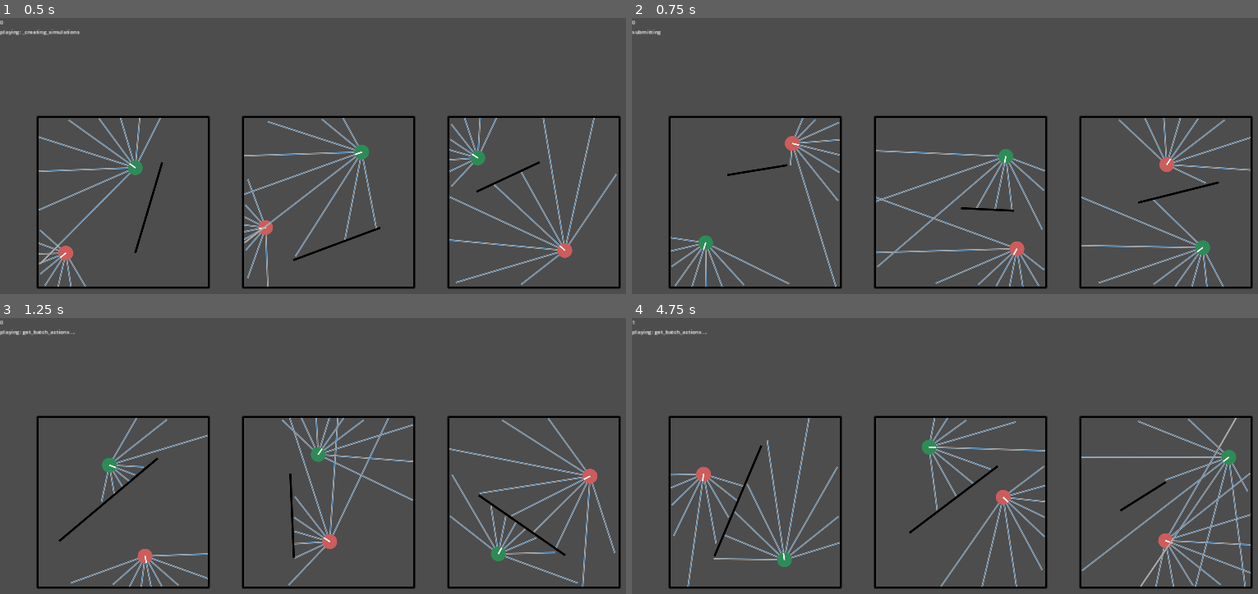
Above: before the commit, frames 1-4 (two rows, left to right).
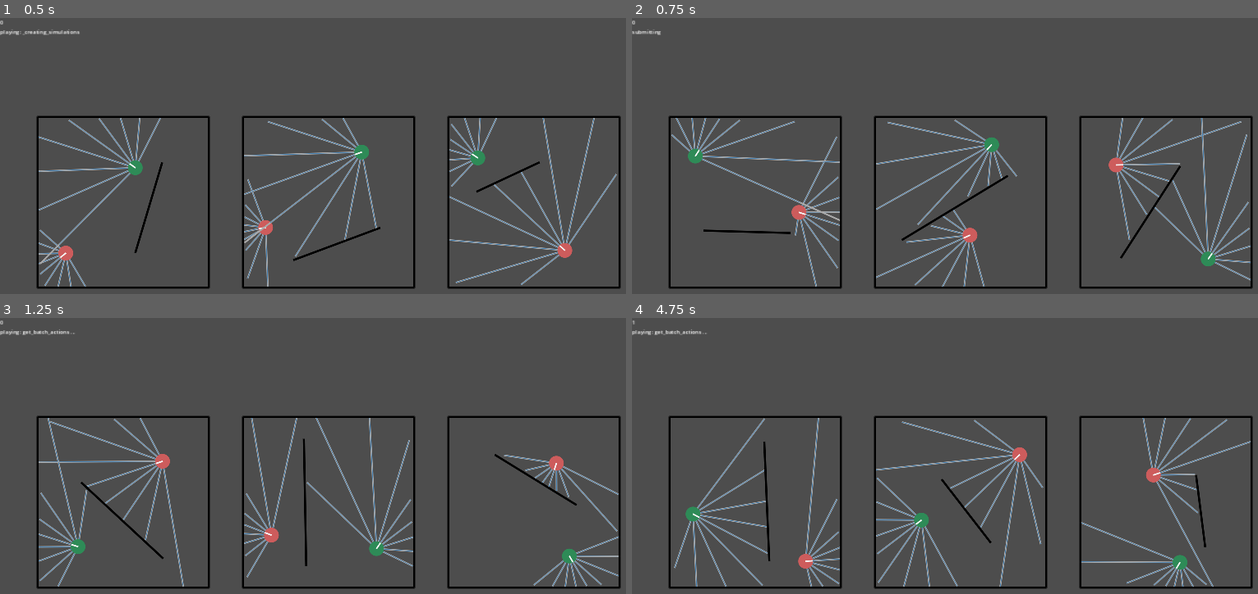
Above: after the commit, the same moments.

Repository: stokatyan/godot-ai
Game: Godot game, scene res://FindCoinGame/FCGEnv.tscn
Two runs of this game, one before a commit and one after it. Both use one fixed random seed, a clock stepped at 60 frames per second and the inputs below.
Inputs:
- Up to frame 1 (0.5 s): no input
- Up to frame 2 (0.75 s): tap Enter at 0.5 s; hold D from 0.53 s (still down); tap 2 at 0.6 s
- Up to frame 3 (1.25 s): keep holding D; tap Space at 0.77 s
- Up to frame 4 (4.75 s): tap Space at 1.25, 1.52, 2.75, 3.02, 3.77, 4.25, 4.52 s; release D at 1.28 s; hold S 1.28-2.03 s; tap 2 at 1.35, 2.3, 3.05, 3.8, 4.55 s; tap Enter at 2, 3.5 s; hold D 2.03-2.78 s; tap 3 at 2.1 s; hold Up 2.78-3.53 s; tap O at 2.85 s; hold Enter 3.53-4.28 s; hold A from 3.53 s (still down); tap 7 at 4.35 s

Frame 1 is identical in both runs. In frame 2, 8.2% of the frame differs, in the area x 6-99%, y 36-98%; in frame 3, 7.9%; in frame 4, 8.8%.
Error in both runs: Cannot call method 'poll' on a null value. (res://AI/AIServerTCP.gd:40)

Commit message:
Update env settings

Diff:
--- a/godot-ai-client/FindCoinGame/FCGEnv.gd
+++ b/godot-ai-client/FindCoinGame/FCGEnv.gd
@@ -87,10 +87,10 @@
 	return FCGSimulation.new() as FCGSimulation
 
 func get_simulation_count() -> int:
+	return 45
+
+func get_steps_in_round() -> int:
 	return 60
-
-func get_steps_in_round() -> int:
-	return 36
 
 func get_state_dim(_agent_name: String) -> int:
 	if _agent_name == _example_sim.get_agent_names()[0]:
--- a/godot-ai-client/FindCoinGame/FCGSimulation.gd
+++ b/godot-ai-client/FindCoinGame/FCGSimulation.gd
@@ -309,11 +309,11 @@
 func get_score(agent_index: int) -> float:
 	if agent_index == 0:
 		if is_game_complete(agent_index):
-			return 10.0
+			return 50.0
 		return -1.0
 	else:
 		if is_game_complete(agent_index):
-			return -10.0
+			return -50.0
 		return 1.0
 
 ## Check if p2 will overlap the line from p1 to p3
Not shown, changed: godot-ai-client/checkpoints/hero.pt
